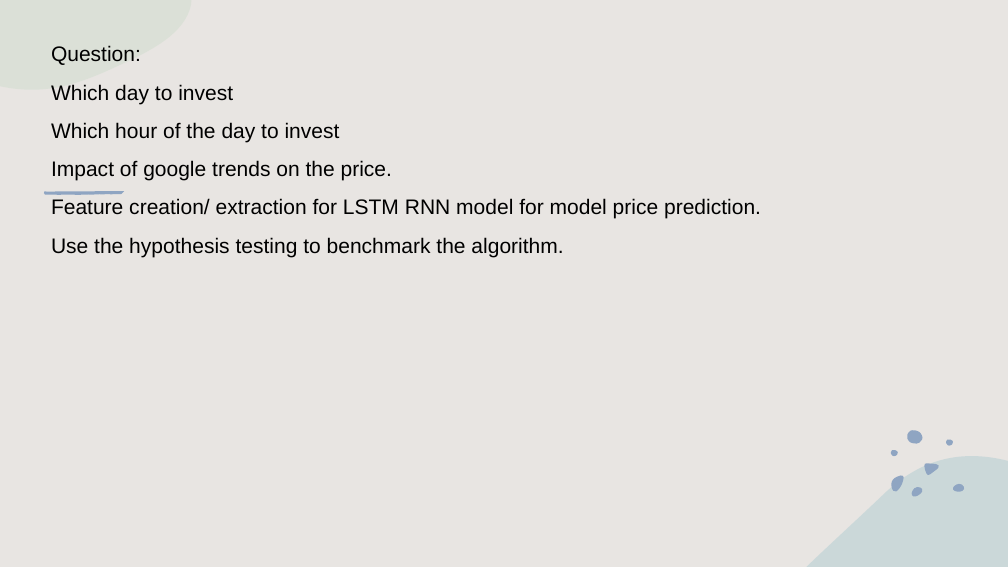
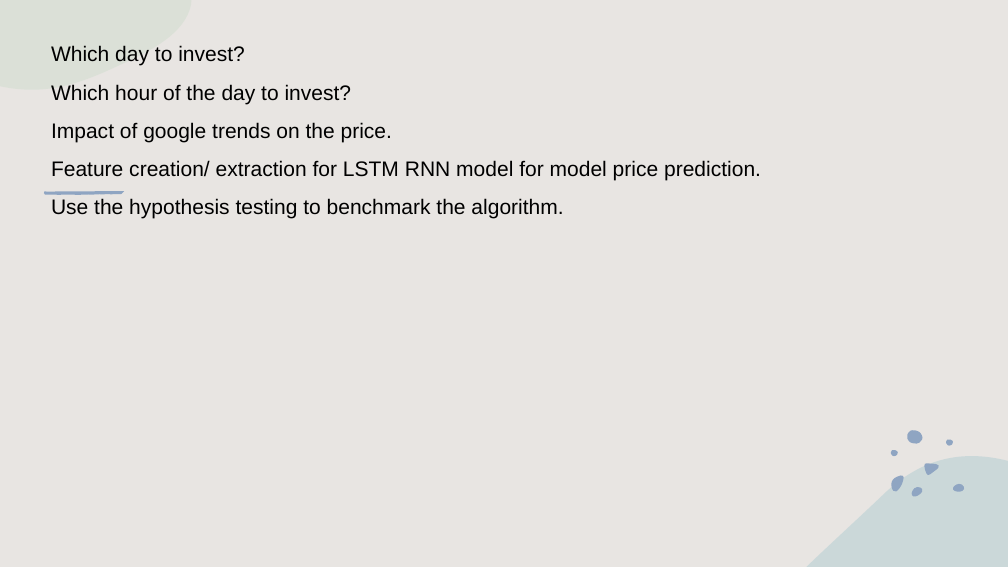
Before and after one commit to gamparohit/bitcoin, a slide deck: slide 3 of Data Mining Project.pptx. Drawn at 1008x567 pixels with LibreOffice and Linux fonts; fonts in the diff are those of the drawing. Boxes give left, top, right and bottom in pixels: in the first picture for what was removed or moved away, otherwise in the second. Text is boxed around its words. In the diff, an @@ line names an element or a change of style, - is before the commit and + after.

Commit message:
added slides to ppt

```diff
--- a/Data Mining Project.pptx
+++ b/Data Mining Project.pptx
@@ text at (x1=51, y1=45, x2=352, y2=104): text changed @@
-Question:
-Which day to invest
-Which hour of the day to invest
+Which day to invest?
+Which hour of the day to invest?
```
Also in this commit, not shown: 3 slides added.
